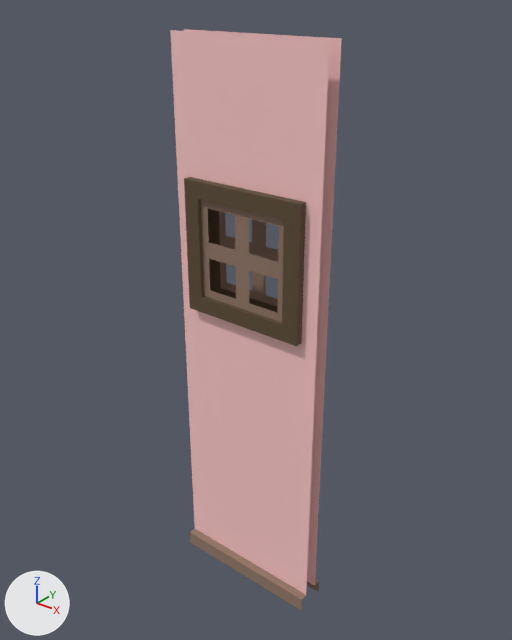
Two versions of the FBX model Content/Game_Art/FBX/Archi/SM_Fenetre_Double_1x1.fbx, one commit apart.
The view is the same before and after, from a camera (50 mm lens) standing at (2.88, -2.92, 3.76) and looking at (0.48, 0.08, 1.9). Every picture has the same lights, and +X, +Y and +Z are marked at lower left.

The first picture shows 'SM_Fenetre_Double_1x1'.
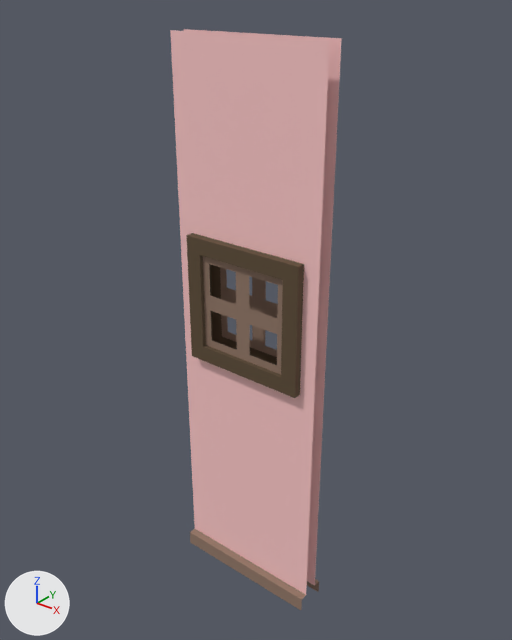
Edits to the bpy script that builds the scene:
```text
Change me_mesh:
    where me_mesh.from_pydata(...)  # 126 vertices, 104 faces; spans x 0.0..1.0, y -0.1..0.1, z 0.0..3.5
    used by ob_sm_fenetre_double_1x1; location = (0.0, 0.0, 0.0)
    me_mesh part 1: all 98 vertices in x 0.1..0.9, y -0.1..0.1, z 1.93..2.73 are moved by (0.0, 0.0, -0.33)
```

Pixel boxes (x1, y1, x2, y2) of what changed, in the pictures (512 x 640 px; the box of a moved part takes in the faces that stretch with it):
part 1 of me_mesh, moved or reshaped: (181, 174, 313, 412) in both
